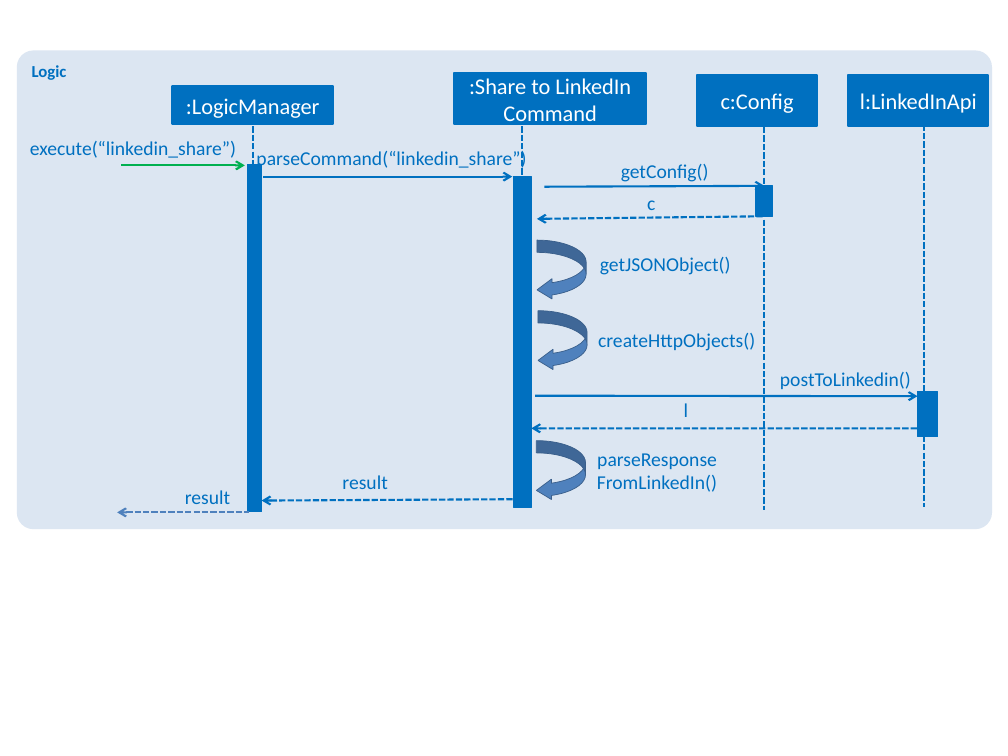
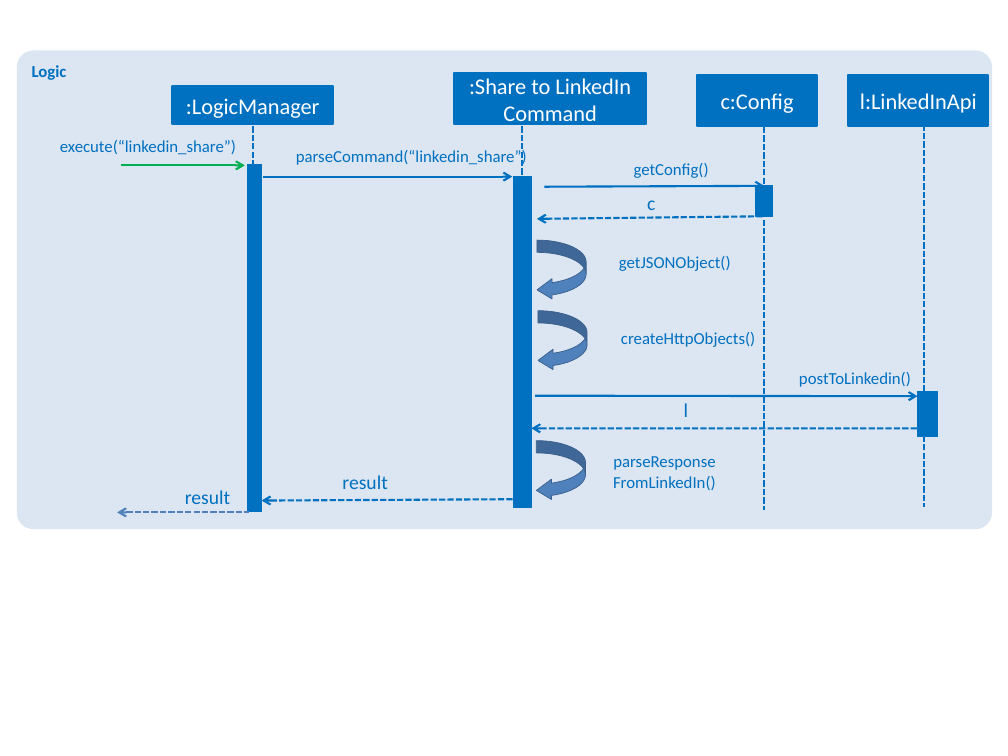
Before and after one commit to zhuleyan/main, a slide deck: slide 1 of docs/diagrams/LinkedInShareSequenceDiagram.pptx. Drawn at 1008x756 pixels with LibreOffice and Linux fonts; fonts in the diff are those of the drawing. Boxes give left, top, right and bottom in pixels: in the first picture for what was removed or moved away, otherwise in the second. Text is boxed around its words. In the diff, an @@ line names an element or a change of style, - is before the commit and + after.

```diff
--- a/docs/diagrams/LinkedInShareSequenceDiagram.pptx
+++ b/docs/diagrams/LinkedInShareSequenceDiagram.pptx
@@ size 14 to 12 pt in 7 elements at <box>296,150,527,166</box>, <box>60,140,236,155</box>, <box>799,372,911,387</box>, <box>621,332,755,347</box>, <box>619,256,731,271</box>, <box>634,163,709,178</box>, <box>613,456,716,490</box> @@
```
Also in this commit, not shown: 1 other file.
